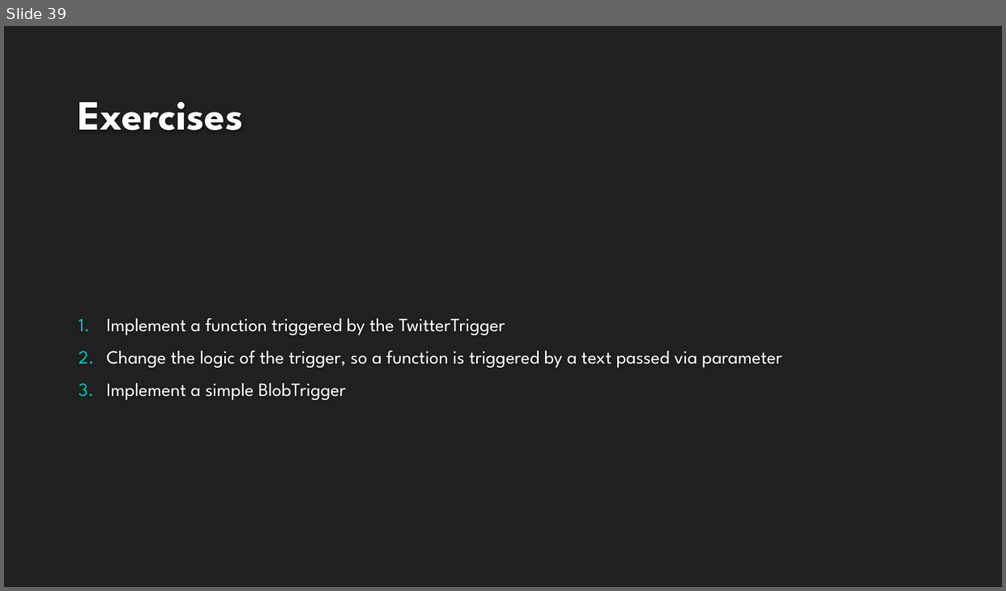
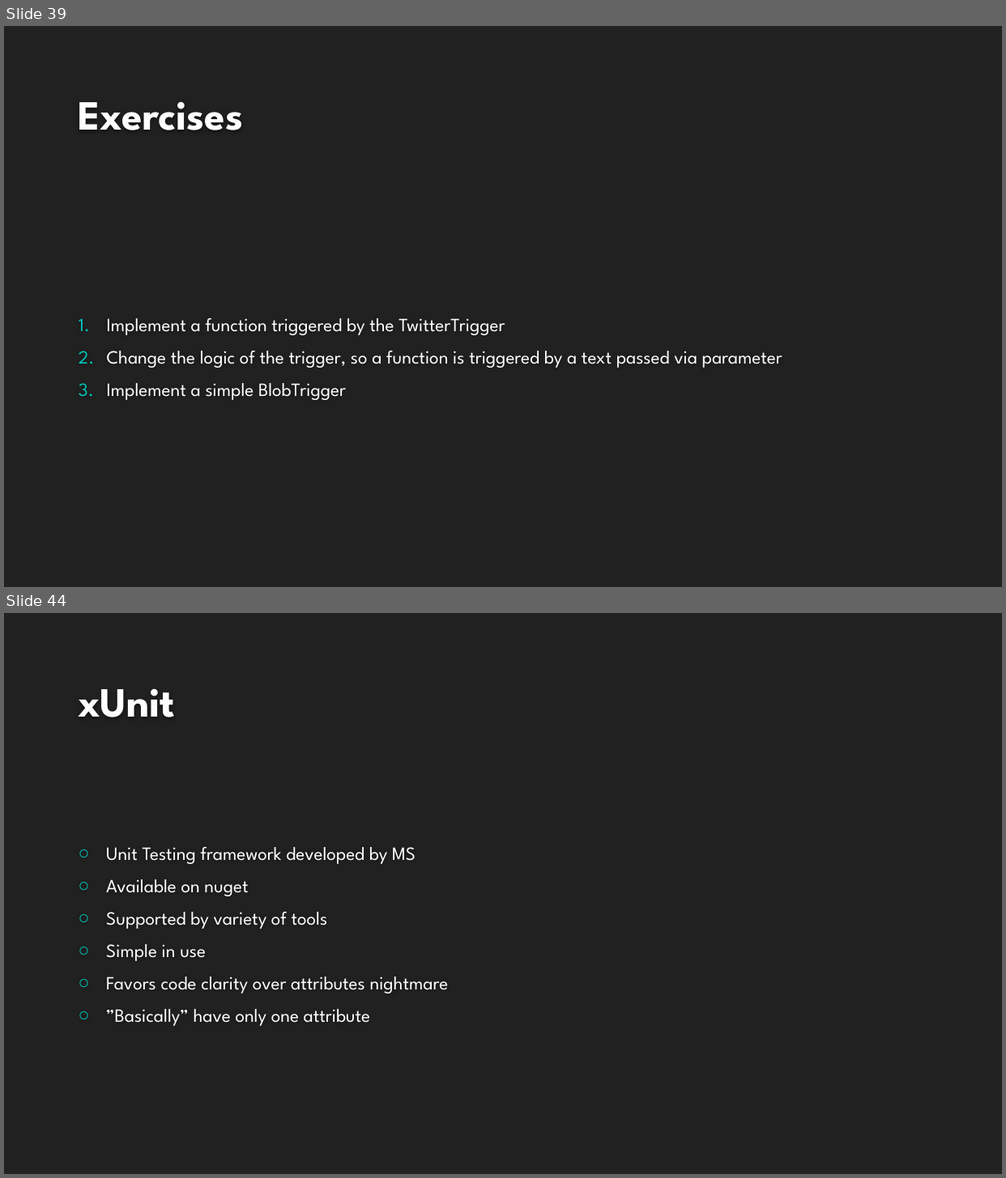
Before and after one commit to kamil-mrzyglod/Workshops, a slide deck: AzureDay2019/Developing services with Azure Functions.pptx. Shown one above the other, each under a label of ours: slide 39 before the commit, slides 39 and 44 after it; the slides between them are not shown. The pictures are 1006x591 and 1006x1178 pixels, drawn with LibreOffice and Linux fonts; fonts in the diff are those of the drawing; background and template pictures are left out. Boxes give left, top, right and bottom in pixels: in the first picture for what was removed or moved away, otherwise in the second. Text is boxed around its words. In the diff, an @@ line names an element or a change of style, - is before the commit and + after.

```diff
--- a/AzureDay2019/Developing services with Azure Functions.pptx
+++ b/AzureDay2019/Developing services with Azure Functions.pptx
@@ slide 44 added at <box>4,613,1002,1174</box>, background #212121 @@
@@ title added at <box>78,689,175,717</box>, 40 pt, text #FEFEFE, bold @@
+xUnit
@@ text added at <box>106,847,449,1026</box>, 18 pt, text #FFFFFF @@
+○ Unit Testing framework developed by MS
+○ Available on nuget
+○ Supported by variety of tools
+○ Simple in use
+○ Favors code clarity over attributes nightmare
+○ ”Basically” have only one attribute
```
Also in this commit, not shown: 1 slide changed, 23 other slides added.
